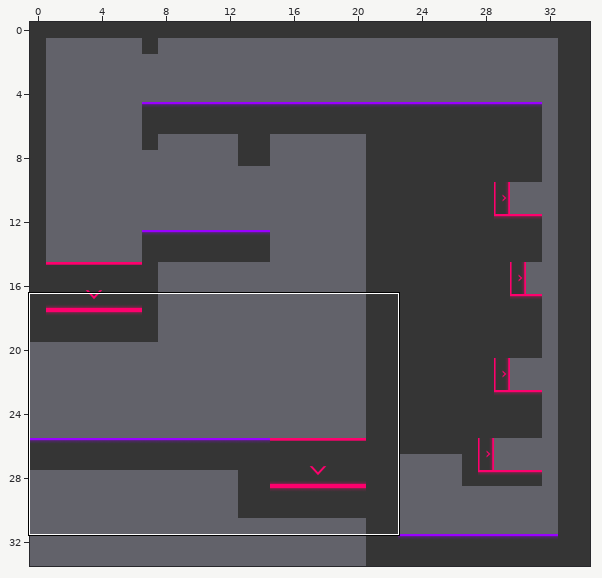
Tiled map -- assets/data/lvl3.tmx. Above: a wide view before the commit, with the close-up outlined.
Close-up. Before the commit:
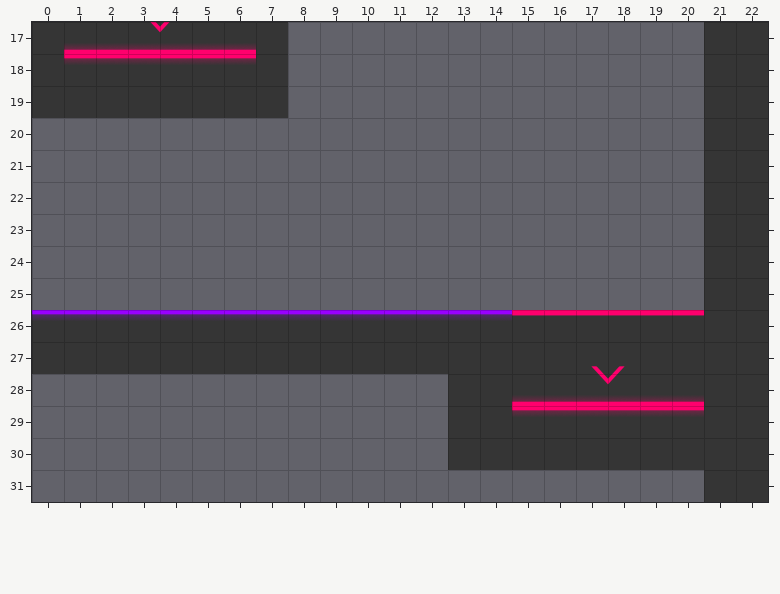
Cells are 32x32 px. Shown: x 0..22, y 17..31.
New version:
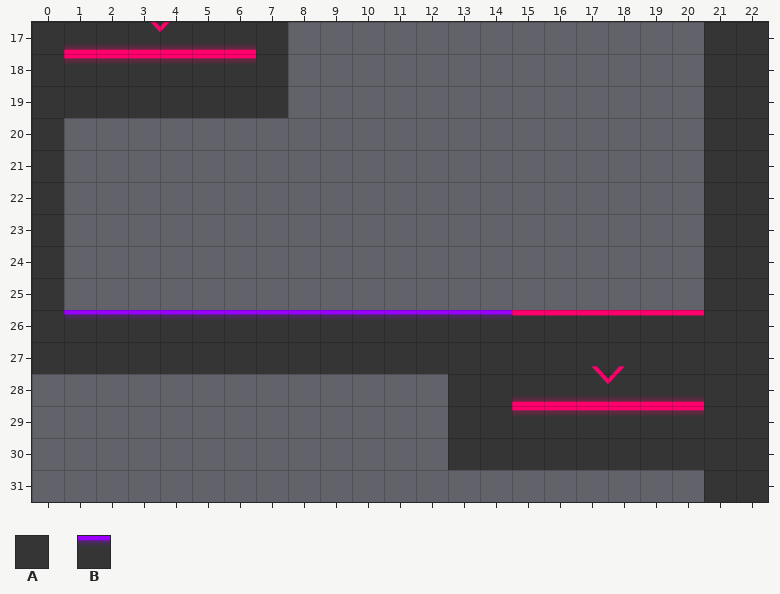
Key: from "main": A 0, B 2.
_ is an empty cell, . an unchanged one.
Change:
--- layer "Tile Layer 1"
@@ x 0..0 @@
-20 _
-21 _
-22 _
-23 _
-24 _
-25 _
-26 B
+20 A
+21 A
+22 A
+23 A
+24 A
+25 A
+26 A
